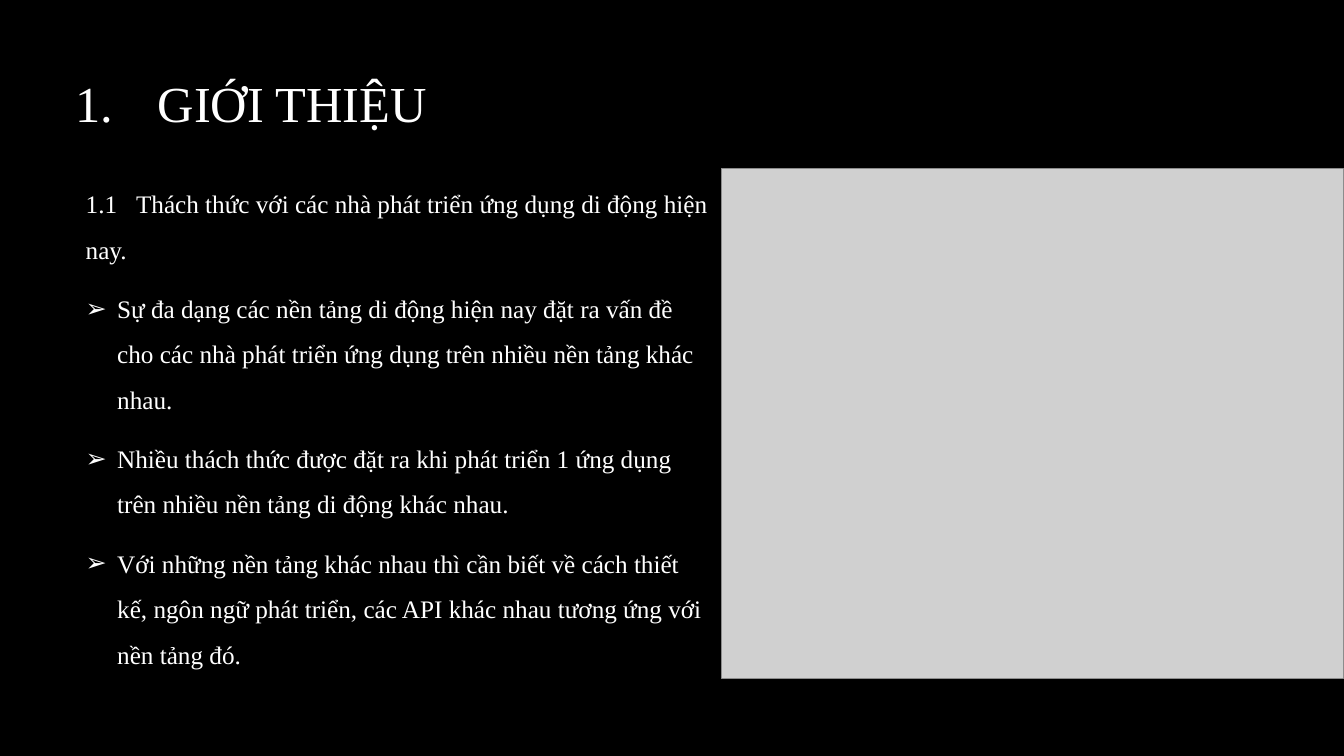
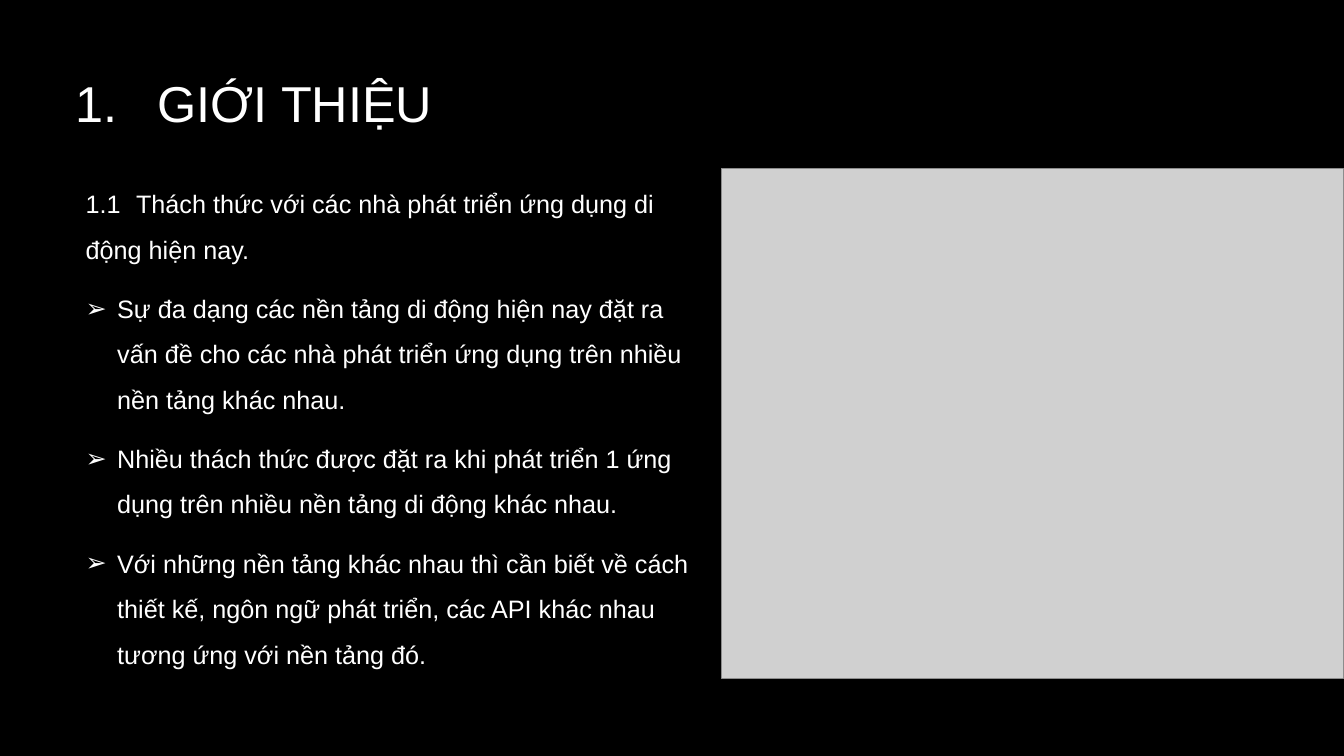
Before and after one commit to sonnv56/Mon-CVDHD-2014, a slide deck: slide 2 of Trinh_Van_Thu/Native Cross-Platform Apps with Tabris.pptx. Drawn at 1344x756 pixels with LibreOffice and Linux fonts; fonts in the diff are those of the drawing; grey boxes stand for pictures; background and template pictures are left out. Boxes give left, top, right and bottom in pixels: in the first picture for what was removed or moved away, otherwise in the second. Text is boxed around its words. In the diff, an @@ line names an element or a change of style, - is before the commit and + after.

Commit message:
edit font

```diff
--- a/Trinh_Van_Thu/Native Cross-Platform Apps with Tabris.pptx
+++ b/Trinh_Van_Thu/Native Cross-Platform Apps with Tabris.pptx
@@ title "GIỚI THIỆU" at (158,82,432,130): font Times New Roman to Arial @@
@@ text "1.1 Thách thức với các ..." at (86,193,688,669): font Times New Roman to Arial @@
```
Also in this commit, not shown: 5 other slides changed.
